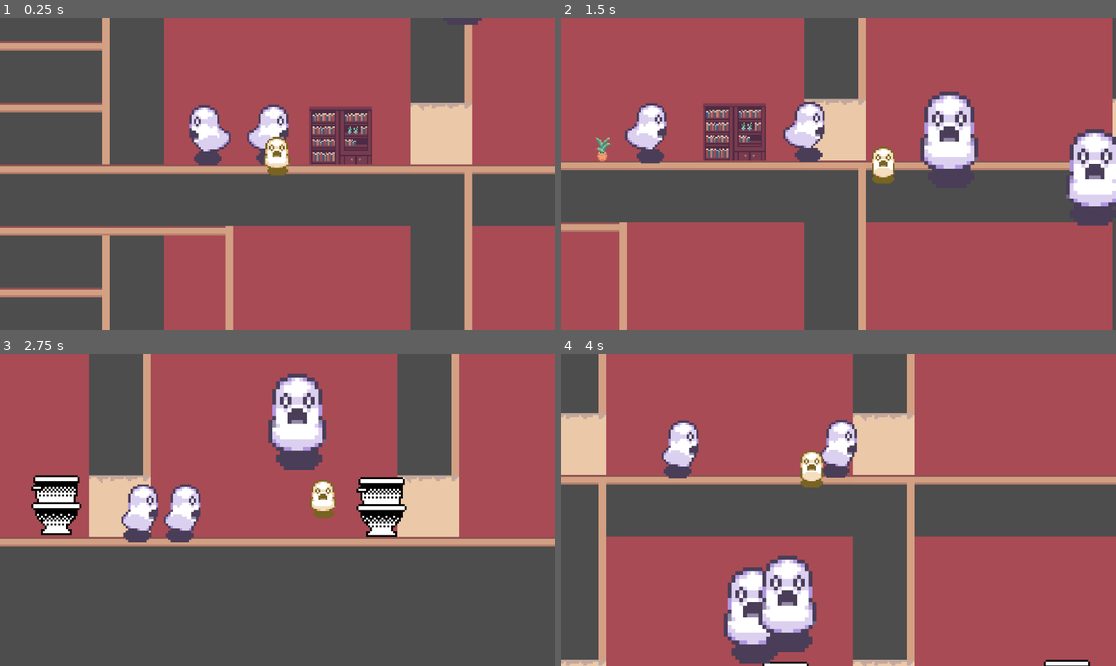
Above: before the commit, frames 1-4 (two rows, left to right).
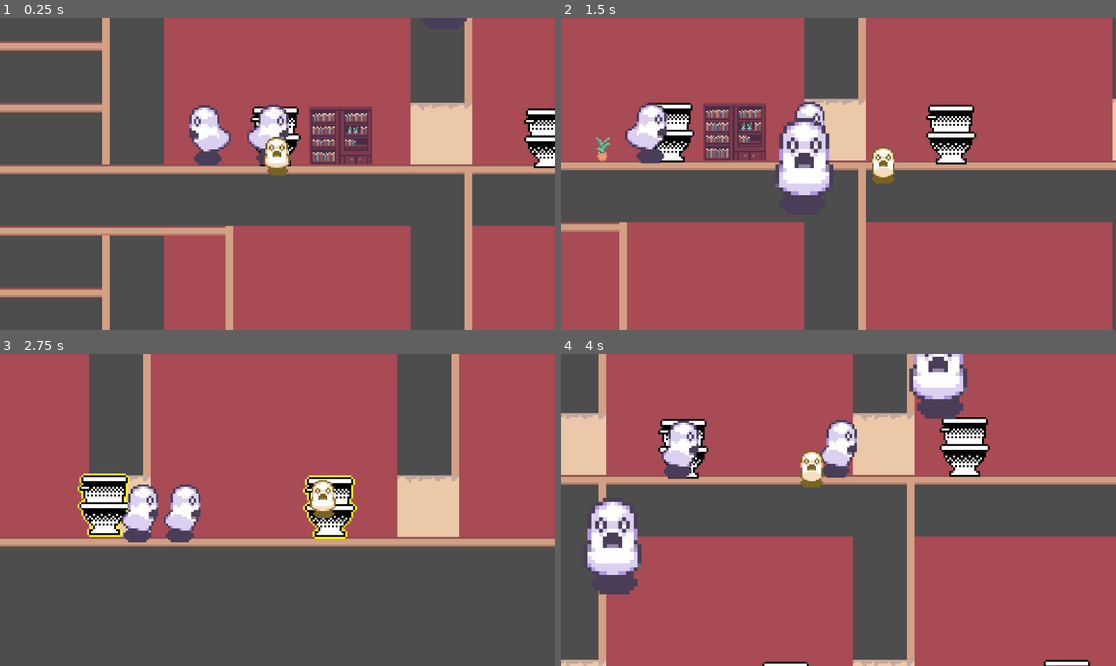
Above: after the commit, the same moments.

Repository: lykarevalde/GameJam
Game: Godot game, scene res://scenes/game_scene.tscn
Same seed, same stepped clock (60 frames per second), same inputs: the game is played once before the commit and once after it.
Inputs:
- Up to frame 1 (0.25 s): no input
- Up to frame 2 (1.5 s): tap Enter (ui_accept) at 0.5, 0.77 s; hold Right (ui_right) 0.53-1.28 s; hold Down (ui_down) from 1.28 s (still down)
- Up to frame 3 (2.75 s): tap Enter (ui_accept) at 1.52 s; release Down (ui_down) at 2.03 s; hold Right (ui_right) from 2.03 s (still down)
- Up to frame 4 (4 s): release Right (ui_right) at 2.78 s; hold Up (ui_up) 2.78-3.53 s; tap Enter (ui_accept) at 3.02, 3.77 s; hold Left (ui_left) from 3.53 s (still down)

The runs differ from the first frame. In frame 1, 1.3% of the frame differs, in the area x 45-100%, y 0-49%; in frame 2, 6.6%; in frame 3, 8.2%; in frame 4, 11%, in the area x 4-78%, y 0-100%.

Commit message:
updated furniture

Diff:
--- a/scenes/game_scene.tscn
+++ b/scenes/game_scene.tscn
@@ -274,6 +274,15 @@
 [node name="Toilet3" parent="Furniture" instance=ExtResource("5_y3j0m")]
 position = Vector2(362, 183)
 
+[node name="Toilet4" parent="Furniture" instance=ExtResource("5_y3j0m")]
+position = Vector2(21, 57)
+
+[node name="Toilet5" parent="Furniture" instance=ExtResource("5_y3j0m")]
+position = Vector2(163, 58)
+
+[node name="Toilet6" parent="Furniture" instance=ExtResource("5_y3j0m")]
+position = Vector2(309, 57)
+
 [node name="Floor1Path" type="Path2D" parent="."]
 curve = SubResource("Curve2D_kk2rg")
 
@@ -292,10 +301,14 @@
 
 [node name="mother" parent="MotherFatherGhosts" node_paths=PackedStringArray("human_npcs_root", "furniture_root") instance=ExtResource("10_tcjrq")]
 position = Vector2(79, 0)
+collision_layer = 0
+collision_mask = 0
 human_npcs_root = NodePath("../../kidSpawner")
 furniture_root = NodePath("../../Furniture")
 
 [node name="father" parent="MotherFatherGhosts" node_paths=PackedStringArray("human_npcs_root", "furniture_root") instance=ExtResource("10_tcjrq")]
 position = Vector2(246, 10)
+collision_layer = 0
+collision_mask = 0
 human_npcs_root = NodePath("../../kidSpawner")
 furniture_root = NodePath("../../Furniture")
--- a/scripts/enemy.gd
+++ b/scripts/enemy.gd
@@ -1,8 +1,8 @@
 extends CharacterBody2D
 
 @export var speed := 80.0
-@export var human_npcs_root: Node               # Parent node of human NPC PathFollow2D
-@export var furniture_root: Node                # Parent node of all furniture
+@export var human_npcs_root: Node
+@export var furniture_root: Node
 @export var reach_distance := 10.0
 @export var hide_duration := 1.0                # Fallback time if furniture has no signal
 
@@ -10,32 +10,30 @@
 
 var target_pos := Vector2.ZERO
 var current_furniture: Node = null
+var last_furniture: Node = null   # 👈 NEW
 var state := "idle"  # "moving", "hiding", "idle"
 
-# Keep track of globally possessed furniture
-static var possessed_furniture := []
+# Furniture currently possessed by any ghost
+static var currently_possessed := []
 
 func _ready():
 	randomize()
 	print("[Ghost] Ready")
 	pick_target()
 
+
 func _physics_process(delta):
 	match state:
 		"moving":
 			move_toward_target(delta)
 		"hiding":
-			# waiting for furniture signal or await timer
 			pass
 		"idle":
-			print("[Ghost] State idle, picking new target")
 			pick_target()
 
 
-# Move the ghost toward the furniture
 func move_toward_target(delta):
 	if target_pos == Vector2.ZERO or current_furniture == null:
-		print("[Ghost] No target, switching to idle")
 		state = "idle"
 		return
 
@@ -43,119 +41,114 @@
 	velocity = dir * speed
 	move_and_slide()
 
-	# Flip animation based on movement direction
 	anim.flip_h = velocity.x < 0
 	anim.play("walk")
 
-	# Debug
-	#print("[Ghost] Moving toward:", current_furniture.name,
-	#	"Pos:", global_position,
-	#	"Target:", target_pos,
-	#	"Velocity:", velocity)
-
-	# Check if reached furniture
 	if global_position.distance_to(target_pos) < reach_distance:
 		print("[Ghost] Reached furniture:", current_furniture.name)
 		await start_possession()
 
 
-# Called when ghost reaches furniture
 func start_possession() -> void:
 	if current_furniture == null:
-		print("[Ghost] No furniture to possess!")
 		state = "idle"
 		return
 
-	# Prevent double possession
-	if current_furniture in possessed_furniture:
-		print("[Ghost] Furniture already possessed:", current_furniture.name)
+	if current_furniture in currently_possessed:
 		state = "idle"
 		pick_target()
 		return
 
-	possessed_furniture.append(current_furniture)
+	currently_possessed.append(current_furniture)
 
-	# Call furniture's possession method
 	if current_furniture.has_method("on_possessed"):
 		current_furniture.call("on_possessed")
 		print("[Ghost] Possessing:", current_furniture.name)
-	else:
-		print("[Ghost] Furniture has no on_possessed method:", current_furniture.name)
 
-	# Scare nearby humans
 	for npc_follow in human_npcs_root.get_children():
-		var npc = npc_follow.get_child(0)  # PathFollow2D → HumanNPC
+		if npc_follow.get_child_count() == 0:
+			continue
+		var npc := npc_follow.get_child(0)
+		print("[Ghost] Found human:", npc.name)
 		if npc.global_position.distance_to(current_furniture.global_position) < 100:
-			npc.call("on_scared")
-			print("[Ghost] Scared human:", npc.name)
+			if npc.has_method("on_scared"):
+				npc.call("on_scared")
+				print("[Ghost] SCARED:", npc.name)
+			else:
+				print("[Ghost] ERROR: no on_scared() on", npc.name)
 
-	# Hide ghost immediately
 	anim.visible = false
 	state = "hiding"
 
-	# Wait for furniture signal OR fallback
 	if current_furniture.has_signal("possession_finished"):
-		if not current_furniture.is_connected("possession_finished", Callable(self, "_on_furniture_finished")):
-			current_furniture.connect("possession_finished", Callable(self, "_on_furniture_finished"))
+		if not current_furniture.is_connected(
+			"possession_finished",
+			Callable(self, "_on_furniture_finished")
+		):
+			current_furniture.connect(
+				"possession_finished",
+				Callable(self, "_on_furniture_finished")
+			)
 	else:
-		# Fallback: wait hide_duration seconds using await
 		await get_tree().create_timer(hide_duration).timeout
 		_on_furniture_finished()
 
 
-# Called when furniture finishes animation OR fallback timer
 func _on_furniture_finished() -> void:
-	# Reappear and pick a new target
+	if current_furniture in currently_possessed:
+		currently_possessed.erase(current_furniture)
+
+	# 👈 remember last furniture
+	last_furniture = current_furniture
+
 	anim.visible = true
 	current_furniture = null
 	state = "idle"
-	print("[Ghost] Reappeared after possessing, ready to find new furniture")
+	print("[Ghost] Reappeared, ready to possess new furniture")
 
 
-# Pick a new furniture target
 func pick_target():
 	if furniture_root == null:
-		print("[Ghost] ERROR: furniture_root not assigned!")
 		return
 
 	var furniture_list = furniture_root.get_children()
-	if furniture_list.size() == 0:
-		print("[Ghost] No furniture found!")
+	if furniture_list.is_empty():
 		return
 
 	var valid_targets := []
 
-	# Only furniture nodes that have on_possessed() and are not already possessed
 	for f in furniture_list:
 		if not f.has_method("on_possessed"):
 			continue
-		if f in possessed_furniture:
+		if f in currently_possessed:
 			continue
-		# Optional: only furniture near humans
+		if f == last_furniture:
+			continue   # 👈 PREVENT CONSECUTIVE POSSESSION
+
 		for npc_follow in human_npcs_root.get_children():
-			var npc = npc_follow.get_child(0)
+			var npc := npc_follow
 			if npc.global_position.distance_to(f.global_position) < 100:
 				valid_targets.append(f)
 				break
 
-	if valid_targets.size() == 0:
-		# Fallback: pick any unpossessed furniture
-		var possible := []
+	# If everything else is invalid, allow repossession except current
+	if valid_targets.is_empty():
 		for f in furniture_list:
-			if f.has_method("on_possessed") and f not in possessed_furniture:
-				possible.append(f)
-		if possible.size() == 0:
-			print("[Ghost] No possessable furniture left!")
-			current_furniture = null
-			target_pos = Vector2.ZERO
-			state = "idle"
-			return
-		current_furniture = possible[randi() % possible.size()]
-	else:
-		current_furniture = valid_targets[randi() % valid_targets.size()]
+			if f.has_method("on_possessed") \
+			and f not in currently_possessed \
+			and f != last_furniture:
+				valid_targets.append(f)
 
+	# Absolute fallback (only one furniture exists)
+	if valid_targets.is_empty():
+		for f in furniture_list:
+			if f.has_method("on_possessed") and f not in currently_possessed:
+				valid_targets.append(f)
+
+	if valid_targets.is_empty():
+		return
+
+	current_furniture = valid_targets.pick_random()
 	target_pos = current_furniture.global_position
 	state = "moving"
-	print("[Ghost] New target:", current_furniture.name,
-		"Target Pos:", target_pos,
-		"State:", state)
+	print("[Ghost] New target:", current_furniture.name)
--- a/scripts/furniture.gd
+++ b/scripts/furniture.gd
@@ -6,6 +6,7 @@
 
 
 var possessed := false
+var is_being_possessed := false  # tracks if a ghost is using it
 var direction := 1                   # 1 = right, -1 = left
 var original_pos := Vector2.ZERO
 var possession_timer := 0.0
@@ -55,7 +56,11 @@
 
 # Called by Ghost when possessing
 func on_possessed():
+	if is_being_possessed:
+		return  # already being possessed by another ghost
+
 	possessed = true
+	is_being_possessed = true  # mark as being possessed
 	possession_timer = possession_time
 	direction = [-1, 1].pick_random()  # randomize initial move direction
 	play("shake")                        # optional shake animation
@@ -65,6 +70,7 @@
 # Called automatically when possession ends
 func on_possession_end():
 	possessed = false
+	is_being_possessed = false  # free it for another ghost
 	global_position = original_pos       # snap back to original place
 	play("idle")                         # return to idle animation
 	print(name, " possession ended")
--- a/scripts/kids.gd
+++ b/scripts/kids.gd
@@ -1,15 +1,19 @@
 extends CharacterBody2D
 
 @export var speed := 60.0
+@export var scared_speed := 120.0      # 👈 NEW
+@export var scared_duration := 2.0     # 👈 NEW
 @export var min_turn_time := 1.0
 @export var max_turn_time := 3.0
 
 @onready var path_follow := get_parent() as PathFollow2D
 @onready var anim := $AnimatedSprite2D
 @onready var turn_timer := $Timer
+@onready var scared_timer := Timer.new()   # 👈 NEW
 
 var direction := 1
 var last_x := 0.0
+var state := "normal"   # 👈 NEW
 
 func _ready():
 	randomize()
@@ -19,34 +23,67 @@
 
 	start_turn_timer()
 
+	# Setup scared timer
+	scared_timer.one_shot = true
+	add_child(scared_timer)
+	scared_timer.timeout.connect(_on_scared_timeout)
+
+
 func _physics_process(delta):
-	path_follow.progress += speed * direction * delta
+	if state == "scared":
+		path_follow.progress += scared_speed * direction * delta
+	else:
+		path_follow.progress += speed * direction * delta
 
-	# Reverse at path ends (hard stop)
+	# Reverse at path ends
 	if path_follow.progress_ratio >= 1.0 and direction == 1:
 		direction = -1
 	elif path_follow.progress_ratio <= 0.0 and direction == -1:
 		direction = 1
 
-	# Flip based on actual movement
+	# Flip based on movement
 	var dx = global_position.x - last_x
 	if abs(dx) > 0.01:
 		anim.flip_h = dx < 0
 	last_x = global_position.x
 
+
 func start_turn_timer():
 	turn_timer.wait_time = randf_range(min_turn_time, max_turn_time)
 	turn_timer.start()
 
+
 func _on_Timer_timeout():
-	# Randomly decide whether to turn around
-	if randf() < 0.5:
+	if state == "normal" and randf() < 0.5:
 		direction *= -1
 
 	start_turn_timer()
 
+
+var scared := false
+
+# 👻 CALLED BY GHOST
 func on_scared():
-	# Stop moving or run away
-	direction = 0
-	anim.play("scared")  # you can create a scared animation
-	# Optional: add a timer to resume normal behavior
+	if scared:
+		return
+
+	scared = true
+	print("[Human] SCARED:", name)
+	anim.play("scared")
+
+	# Stop movement by stopping progress
+	speed = 0
+
+	await get_tree().create_timer(1.5).timeout
+
+	# Recover
+	speed = 60
+	anim.play("walk")
+	scared = false
+
+
+func _on_scared_timeout():
+	state = "normal"
+	anim.play("walk")
+	start_turn_timer()
+	print("Human calmed down:", name)
